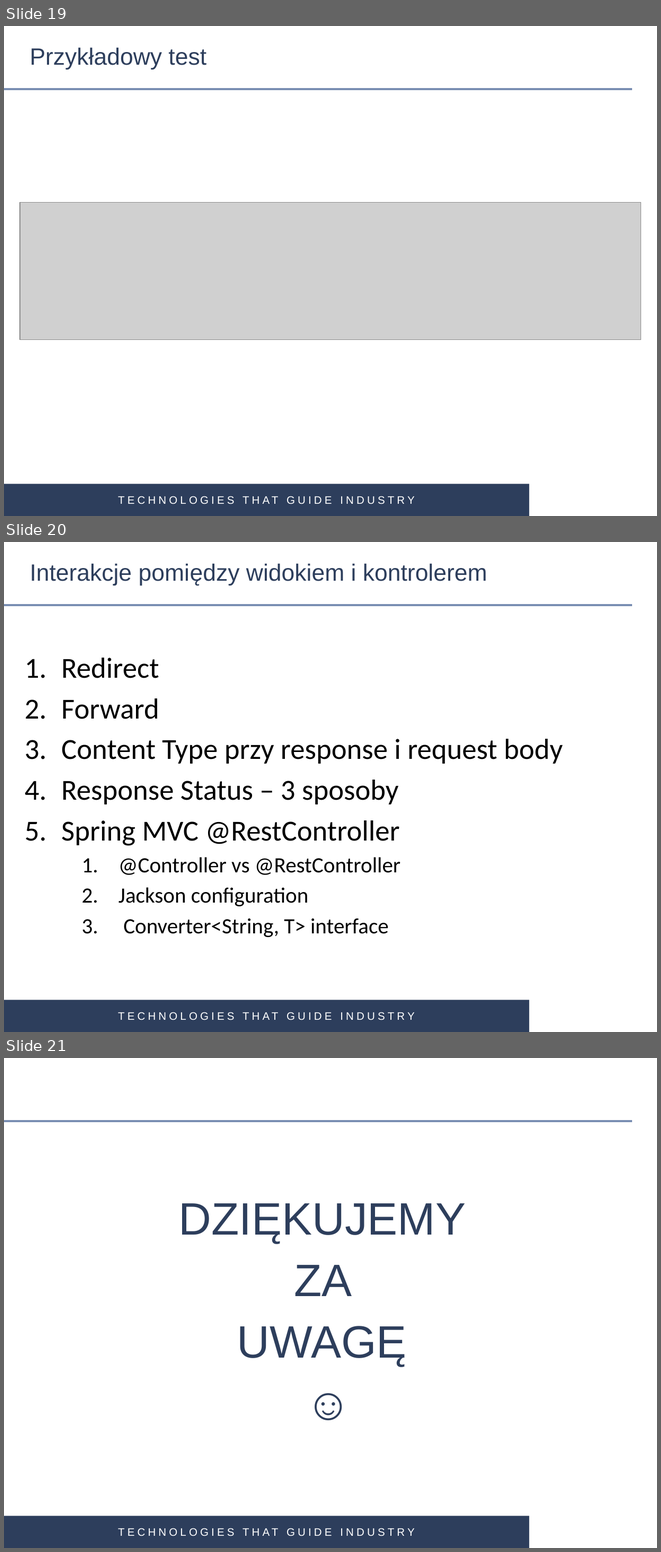
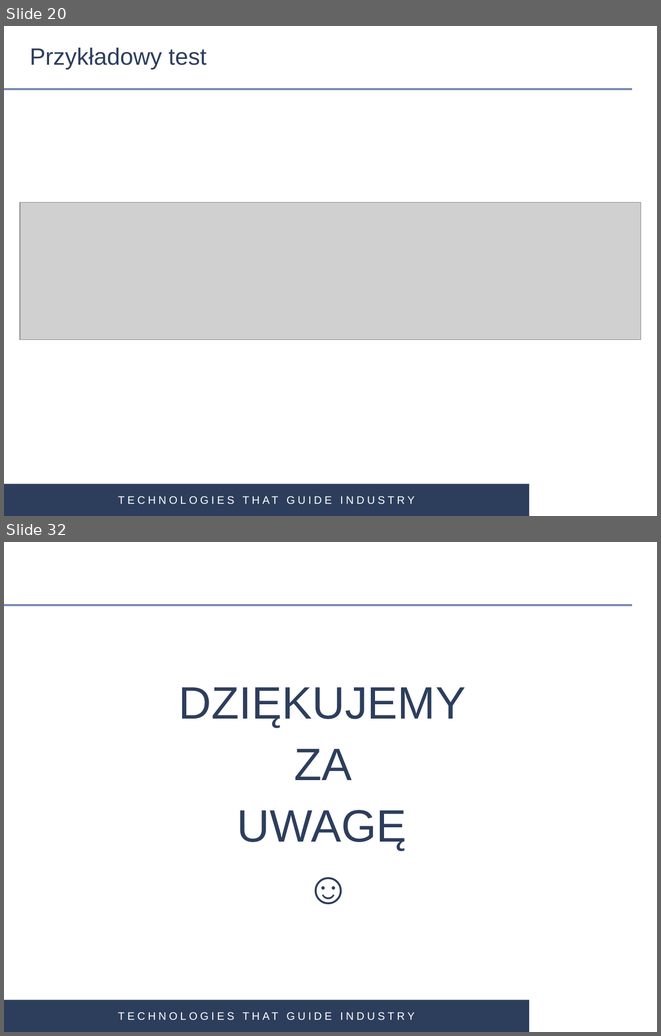
Before and after one commit to gardian91/SPRING_MVC-PSK, a slide deck: Spring MVC.pptx. Shown one above the other, each under a label of ours: slides 19, 20 and 21 before the commit, slides 20 and 32 after it; the slides between them are not shown. The pictures are 661x1552 and 661x1036 pixels, drawn with LibreOffice and Linux fonts; fonts in the diff are those of the drawing; grey boxes stand for pictures; background and template pictures are left out. Boxes give left, top, right and bottom in pixels: in the first picture for what was removed or moved away, otherwise in the second. Text is boxed around its words. In the diff, an @@ line names an element or a change of style, - is before the commit and + after.

```diff
--- a/Spring MVC.pptx
+++ b/Spring MVC.pptx
@@ slide 20 removed at <box>4,542,657,1032</box>, background #FFFFFF; not listed: 3 template elements that a slide beside it also shows @@
@@ title removed at <box>30,563,487,585</box> @@
-Interakcje pomiędzy widokiem i kontrolerem
@@ text removed at <box>61,658,563,937</box> @@
-1. Redirect
-2. Forward
-3. Content Type przy response i request body
-4. Response Status – 3 sposoby
-5. Spring MVC @RestController
-    1. @Controller vs @RestController
-    2. Jackson configuration
-    3. Converter<String, T> interface
@@ what was slide 19 is now slide 20 @@
@@ what was slide 21 is now slide 32 @@
```
Also in this commit, not shown: 5 slides changed, 12 slides added, 12 other files.
